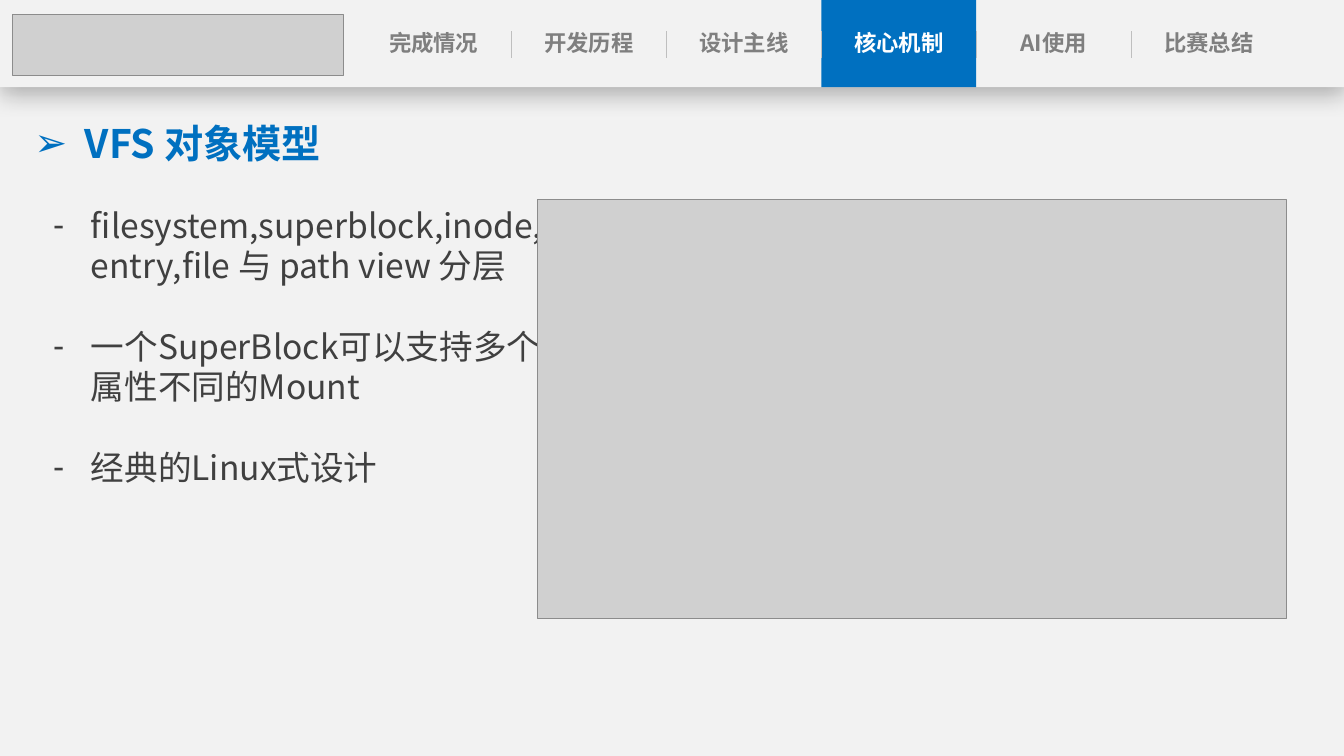
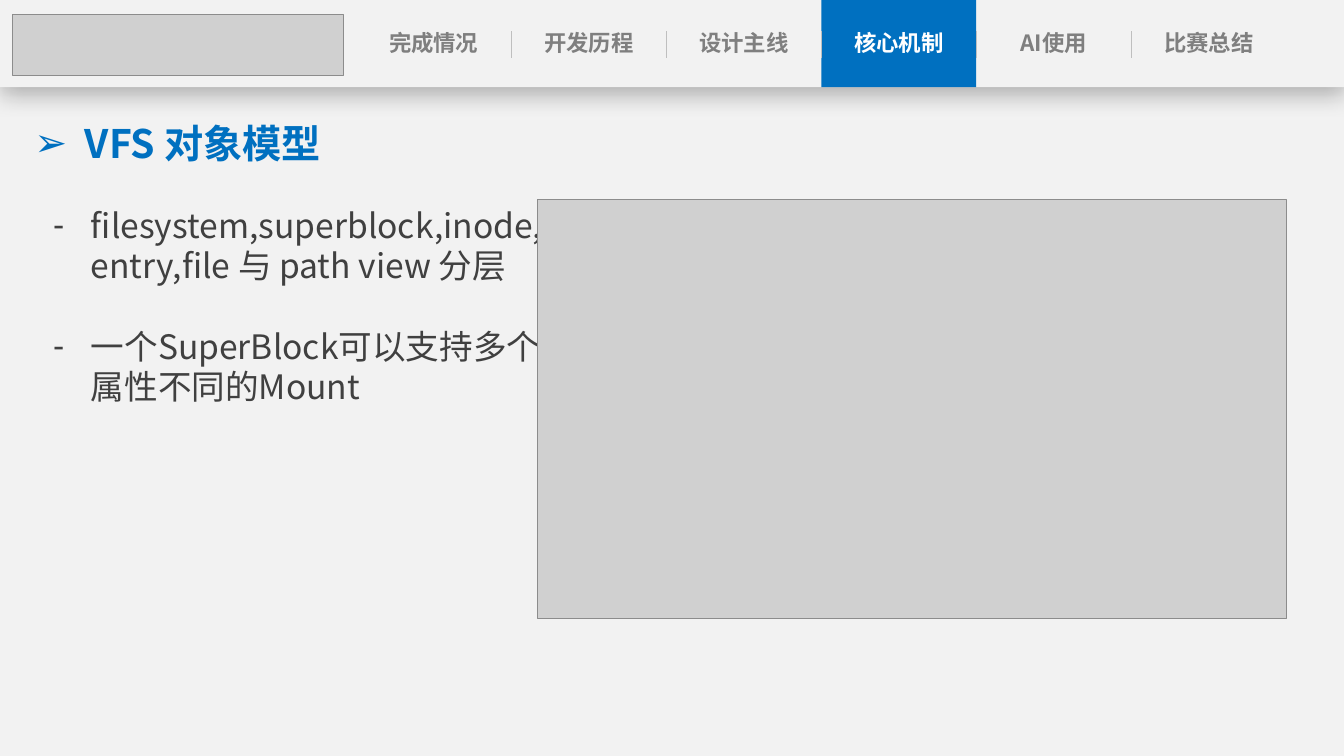
Before and after one commit to anemone-os/anemone, a slide deck: slide 19 of report/ppt/Anemone决赛演示文稿.pptx. Drawn at 1344x756 pixels with LibreOffice and Linux fonts; fonts in the diff are those of the drawing; grey boxes stand for pictures. Boxes give left, top, right and bottom in pixels: in the first picture for what was removed or moved away, otherwise in the second. Text is boxed around its words. In the diff, an @@ line names an element or a change of style, - is before the commit and + after.

```diff
--- a/report/ppt/Anemone决赛演示文稿.pptx
+++ b/report/ppt/Anemone决赛演示文稿.pptx
@@ text at (91, 451, 378, 483): paragraph removed @@
-– 经典的Linux式设计
```
Also in this commit, not shown: 16 other slides changed, 1 slide added, 2 other files.
